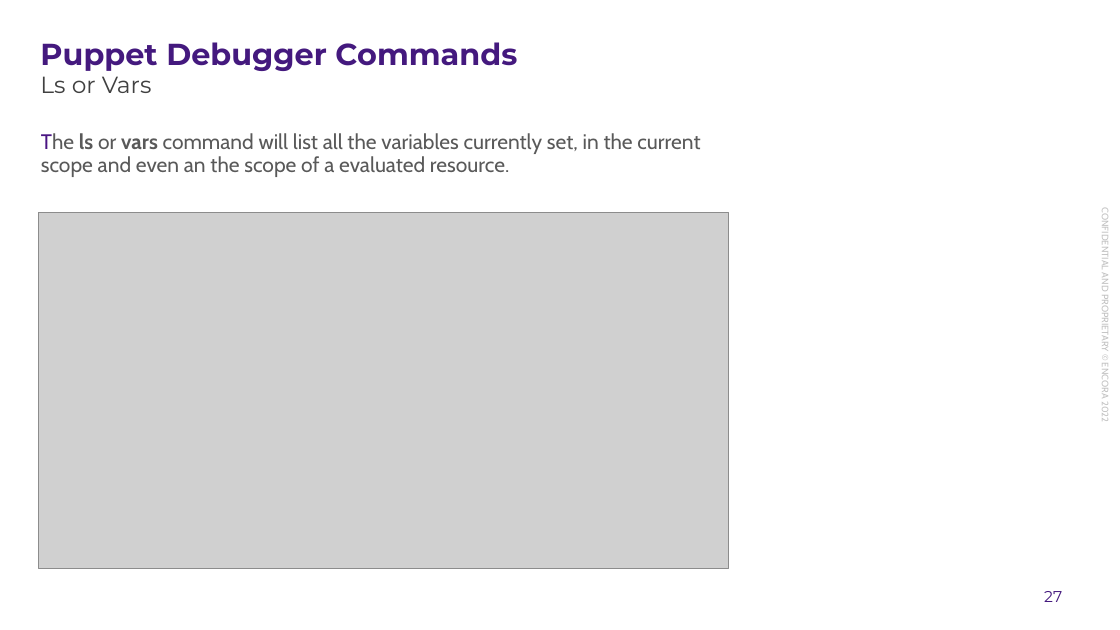
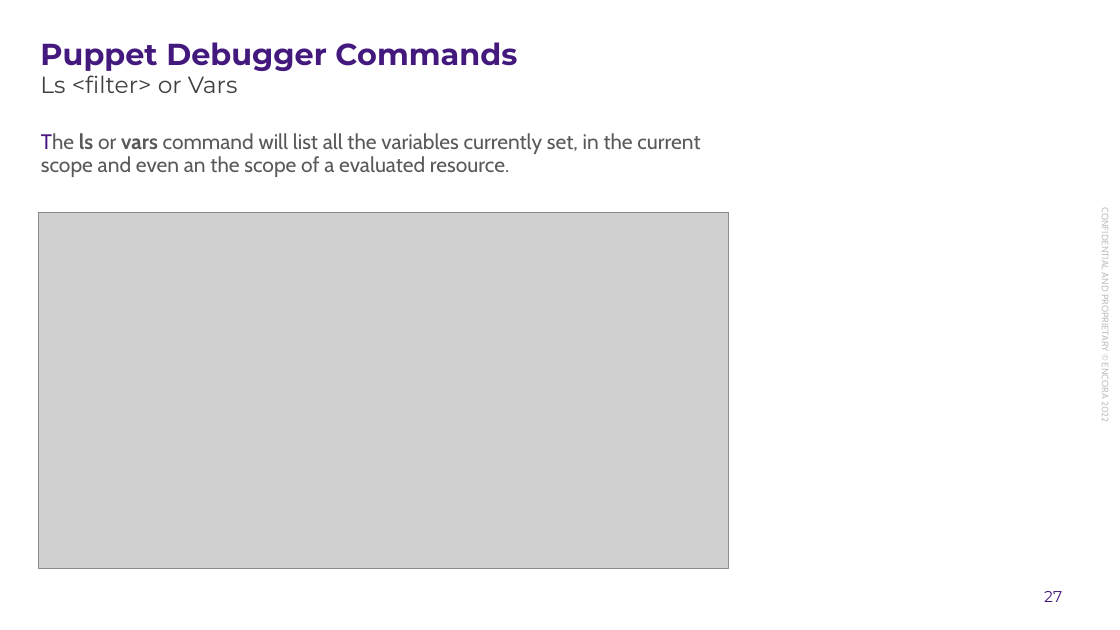
Before and after one commit to enogrob/presentation-puppet-debugger, a slide deck: slide 27 of docs/presentation-puppet-debugger.pptx. Drawn at 1120x630 pixels with LibreOffice and Linux fonts; fonts in the diff are those of the drawing; grey boxes stand for pictures; background and template pictures are left out. Boxes give left, top, right and bottom in pixels: in the first picture for what was removed or moved away, otherwise in the second. Text is boxed around its words. In the diff, an @@ line names an element or a change of style, - is before the commit and + after.

```diff
--- a/docs/presentation-puppet-debugger.pptx
+++ b/docs/presentation-puppet-debugger.pptx
@@ subtitle at <box>40,70,238,93</box>: text changed @@
-Ls or Vars
+Ls <filter> or Vars
```
Also in this commit, not shown: 1 slide added, 6 other files.
